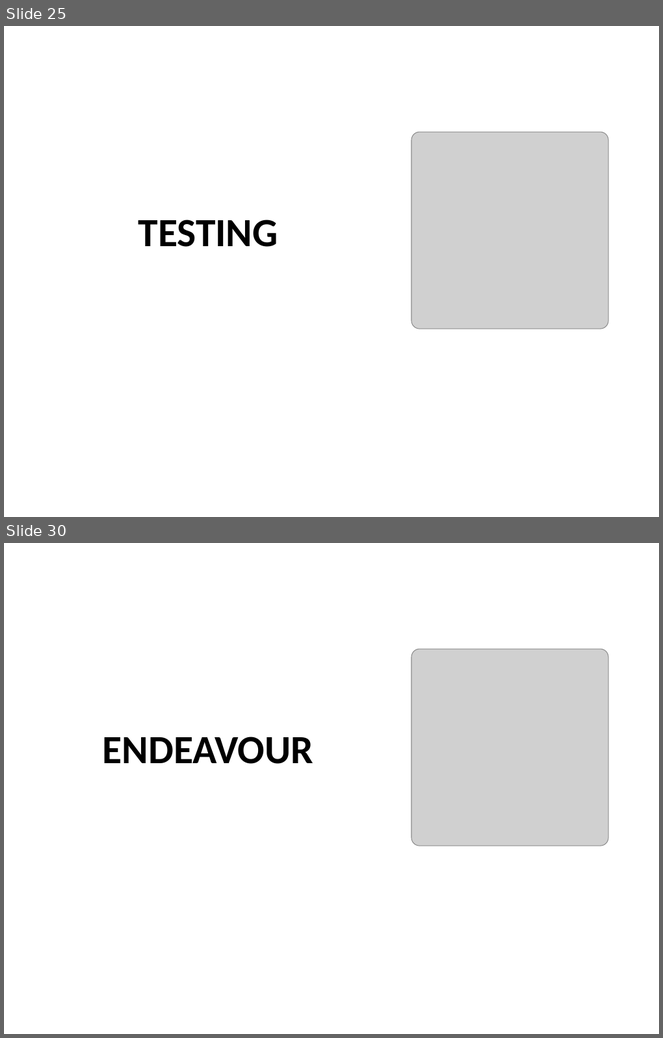
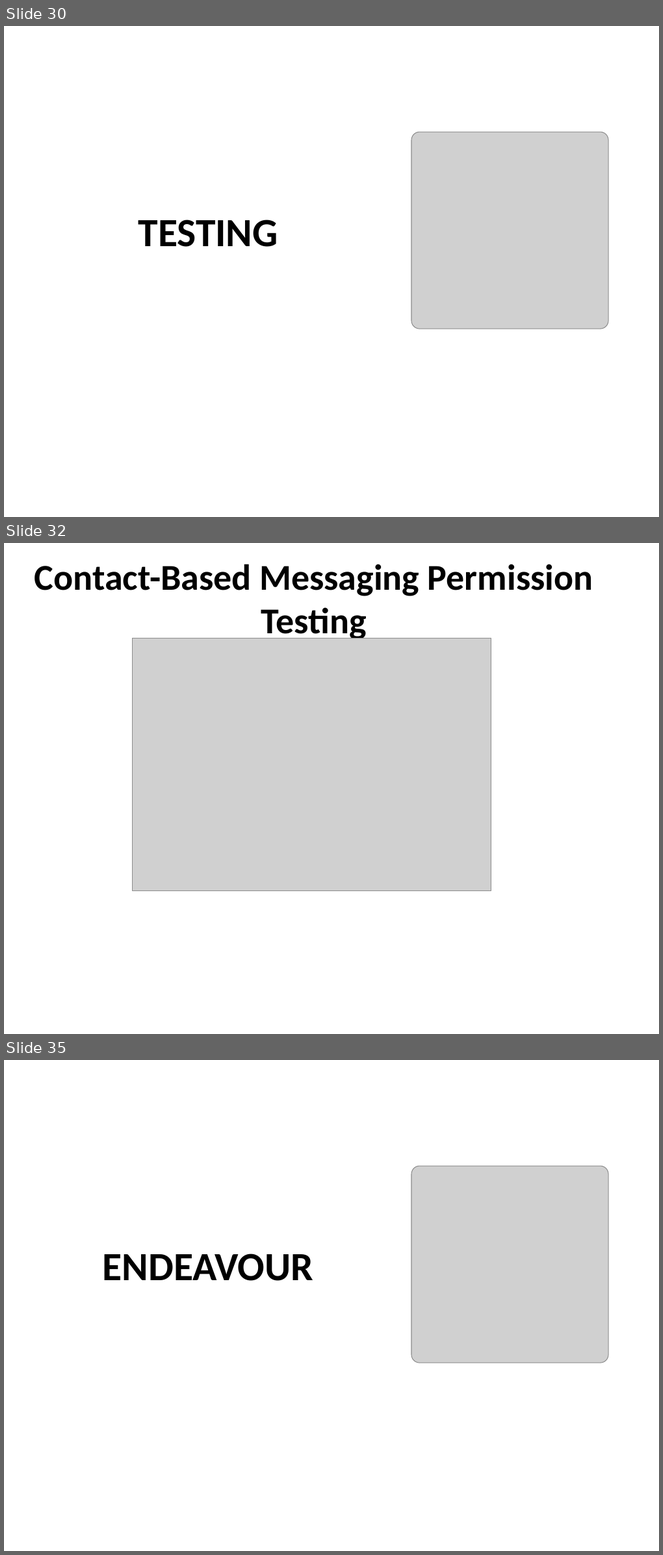
Before and after one commit to HAMZAZAWARI2/selfdm_, a slide deck: Fyp_presentation_part_01.pptx. Shown one above the other, each under a label of ours: slides 25 and 30 before the commit, slides 30, 32 and 35 after it; the slides between them are not shown. The pictures are 663x1038 and 663x1555 pixels, drawn with LibreOffice and Linux fonts; fonts in the diff are those of the drawing; grey boxes stand for pictures; background and template pictures are left out. Boxes give left, top, right and bottom in pixels: in the first picture for what was removed or moved away, otherwise in the second. Text is boxed around its words. In the diff, an @@ line names an element or a change of style, - is before the commit and + after.

```diff
--- a/Fyp_presentation_part_01.pptx
+++ b/Fyp_presentation_part_01.pptx
@@ slide 32 added at (4, 543, 659, 1034), background picture (left out) @@
@@ title added at (35, 564, 594, 642), 40 pt, text #000000, bold @@
+Contact-Based Messaging Permission Testing
@@ picture added at (132, 638, 491, 891) @@
@@ what was slide 25 is now slide 30 @@
@@ what was slide 30 is now slide 35 @@
```
Also in this commit, not shown: 7 slides changed, 9 other slides added, 7 slides removed.
